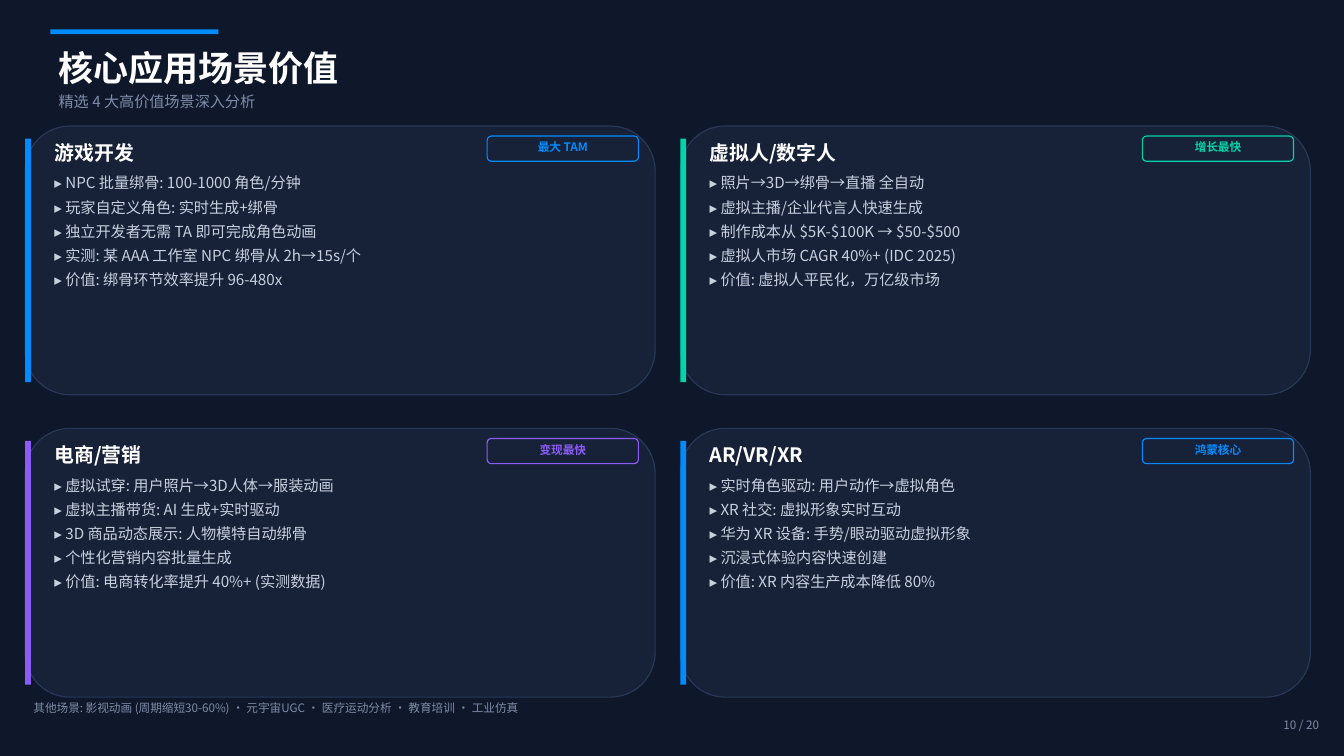
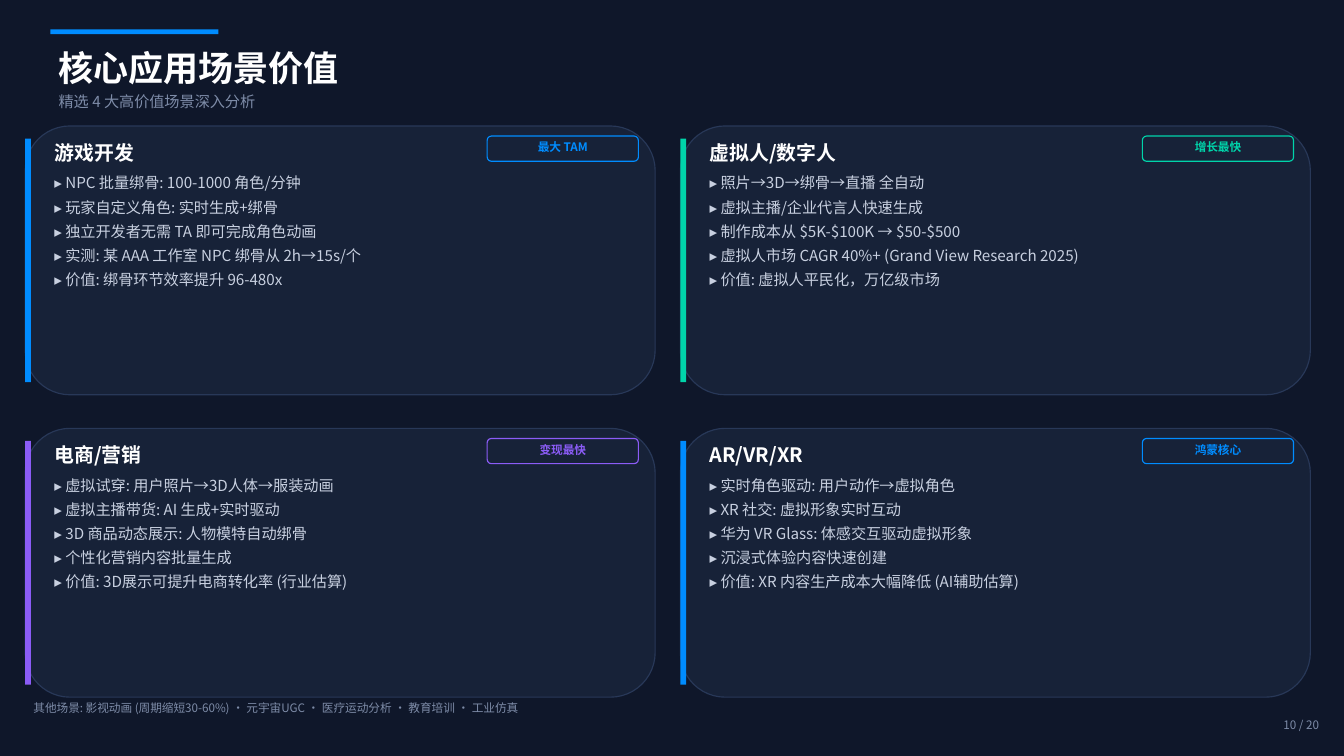
Before and after one commit to xhyha/insight, a slide deck: slide 10 of neural_autoskinning_insight_2026.pptx. Drawn at 1344x756 pixels with LibreOffice and Linux fonts; fonts in the diff are those of the drawing. Boxes give left, top, right and bottom in pixels: in the first picture for what was removed or moved away, otherwise in the second. Text is boxed around its words. In the diff, an @@ line names an element or a change of style, - is before the commit and + after.

```diff
--- a/neural_autoskinning_insight_2026.pptx
+++ b/neural_autoskinning_insight_2026.pptx
@@ text at (721,248,1079,264): text changed @@
-▸ 虚拟人市场 CAGR 40%+ (IDC 2025)
+▸ 虚拟人市场 CAGR 40%+ (Grand View Research 2025)
@@ text at (721,526,972,540): text changed @@
-▸ 华为 XR 设备: 手势/眼动驱动虚拟形象
+▸ 华为 VR Glass: 体感交互驱动虚拟形象
@@ text at (65,574,348,590): text changed @@
-▸ 价值: 电商转化率提升 40%+ (实测数据)
+▸ 价值: 3D展示可提升电商转化率 (行业估算)
@@ text at (721,574,1019,590): text changed @@
-▸ 价值: XR 内容生产成本降低 80%
+▸ 价值: XR 内容生产成本大幅降低 (AI辅助估算)
```
Also in this commit, not shown: 10 other slides changed.
